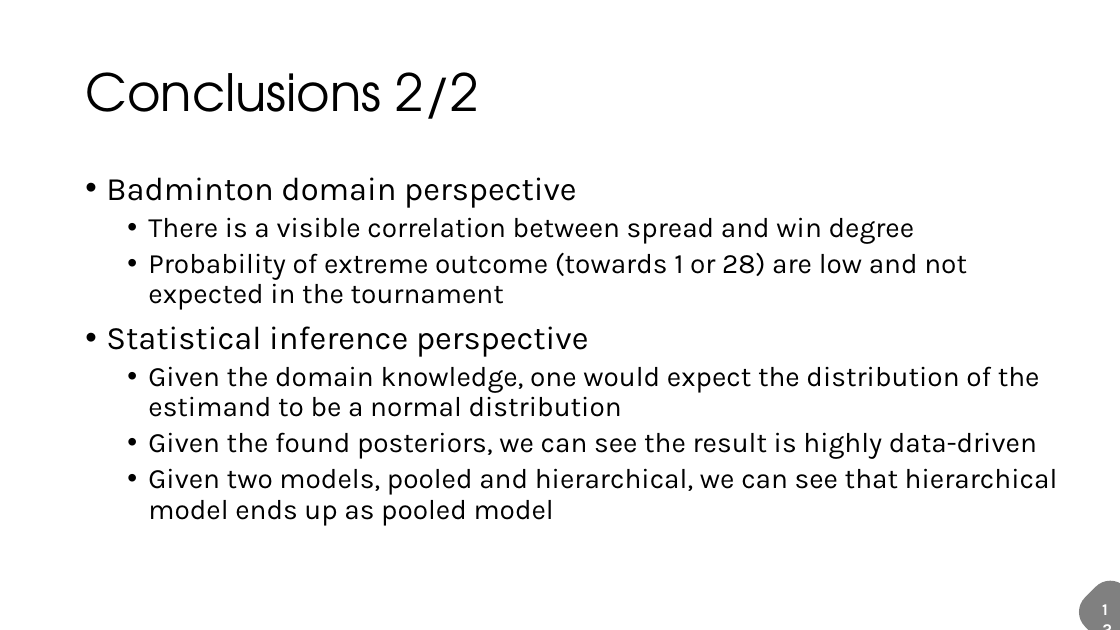
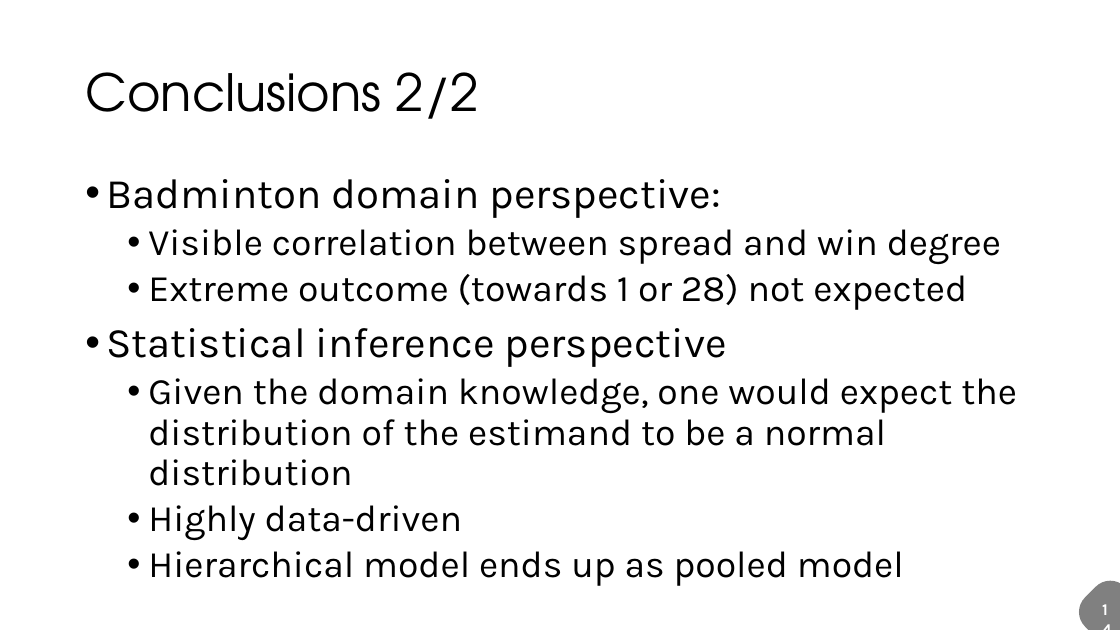
Before and after one commit to fuksi/bda_project_2018, a slide deck: slide 15 of BWF_presentation.pptx (slide 13 before the commit). Drawn at 1120x630 pixels with LibreOffice and Linux fonts; fonts in the diff are those of the drawing. Boxes give left, top, right and bottom in pixels: in the first picture for what was removed or moved away, otherwise in the second. Text is boxed around its words. In the diff, an @@ line names an element or a change of style, - is before the commit and + after.

Commit message:
Updated the presentation slides

```diff
--- a/BWF_presentation.pptx
+++ b/BWF_presentation.pptx
@@ text at (106, 179, 1001, 310): text changed; size 24 to 32 pt @@
-• Badminton domain perspective
-  • There is a visible correlation between spread and win degree
-  • Probability of extreme outcome (towards 1 or 28) are low and not expected in the tournament
+• Badminton domain perspective:
+  • Visible correlation between spread and win degree
+  • Extreme outcome (towards 1 or 28) not expected
@@ text at (106, 328, 1017, 486): size 28 to 36 pt in "Statistical inference perspective"; size 24 to 32 pt in "Given the domain knowledge, one would expect ..." @@
@@ text at (148, 505, 904, 586): text changed; size 24 to 32 pt @@
-  • Given the found posteriors, we can see the result is highly data-driven
-  • Given two models, pooled and hierarchical, we can see that hierarchical model ends up as pooled model
+  • Highly data-driven
+  • Hierarchical model ends up as pooled model
@@ text at (1094, 596, 1120, 624): text changed @@
-12
+14
```
Also in this commit, not shown: 11 other slides changed, 2 slides added, 1 other file.
